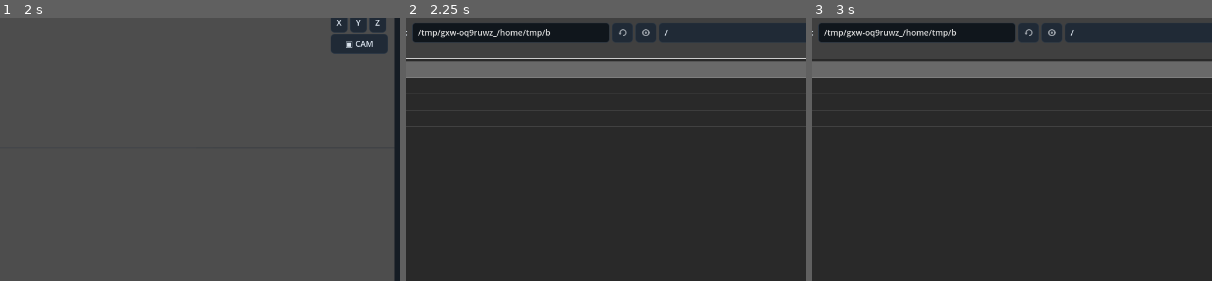
Above: before the commit, frames 1-3 (left to right).
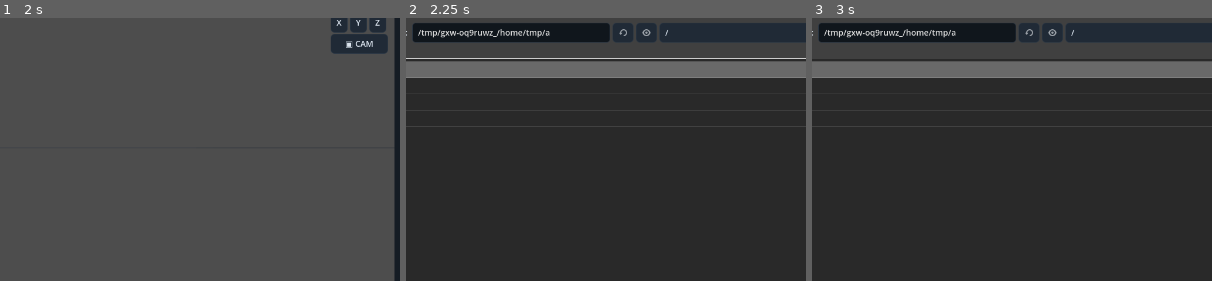
Above: after the commit, the same moments.

Repository: Onnevan/Kabuki
Game: Godot game, scene res://editor/main.tscn
Two runs of this game, one before a commit and one after it. Both use one fixed random seed, a clock stepped at 60 frames per second and the inputs below.
Inputs (mouse positions are % of the whole screen's width and height, from its top left):
- Up to frame 1 (2 s): click "↶" at 0.5 s; click "↷" at 1.25 s
- Up to frame 2 (2.25 s): click "＋ IMPORT" at 2 s
- Up to frame 3 (3 s): click (37, 77) at 2.77 s; type "12" at 2.85 s
The pictures show only the part of the screen within x 27-77%, y 15-65%; the shares and areas given below are measured in that part.

Frame 1 is identical in both runs. In frame 2, 0.1% of the frame differs, in the area x 35-66%, y 3-8%; in frame 3, 0.1%.

Commit message:
Expose cached bitmap flipbook frames for scene playback

Diff:
--- a/paint/drawing_canvas.gd
+++ b/paint/drawing_canvas.gd
@@ -97,6 +97,25 @@
 	for key in cel_map.keys(): result.append(int(key))
 	result.sort()
 	return result
+
+func flipbook_image(canvas_id: String, frame: int) -> Image:
+	var cel_map: Dictionary = canvas_cels.get(canvas_id, {})
+	if cel_map.is_empty(): return null
+	var held_frame := -1
+	for key in cel_map.keys():
+		var candidate := int(key)
+		if candidate <= frame and candidate > held_frame: held_frame = candidate
+	if held_frame < 0:
+		var first_frame := 2147483647
+		for key in cel_map.keys(): first_frame = mini(first_frame, int(key))
+		held_frame = first_frame
+	if not cel_map.has(held_frame): return null
+	return (cel_map[held_frame] as Image)
+
+func has_flipbook(canvas_id: String) -> bool:
+	var cel_map: Dictionary = canvas_cels.get(canvas_id, {})
+	return not cel_map.is_empty()
+
 
 func committed_canvas_images() -> Dictionary:
 	if not active_canvas_id.is_empty() and raster != null:
